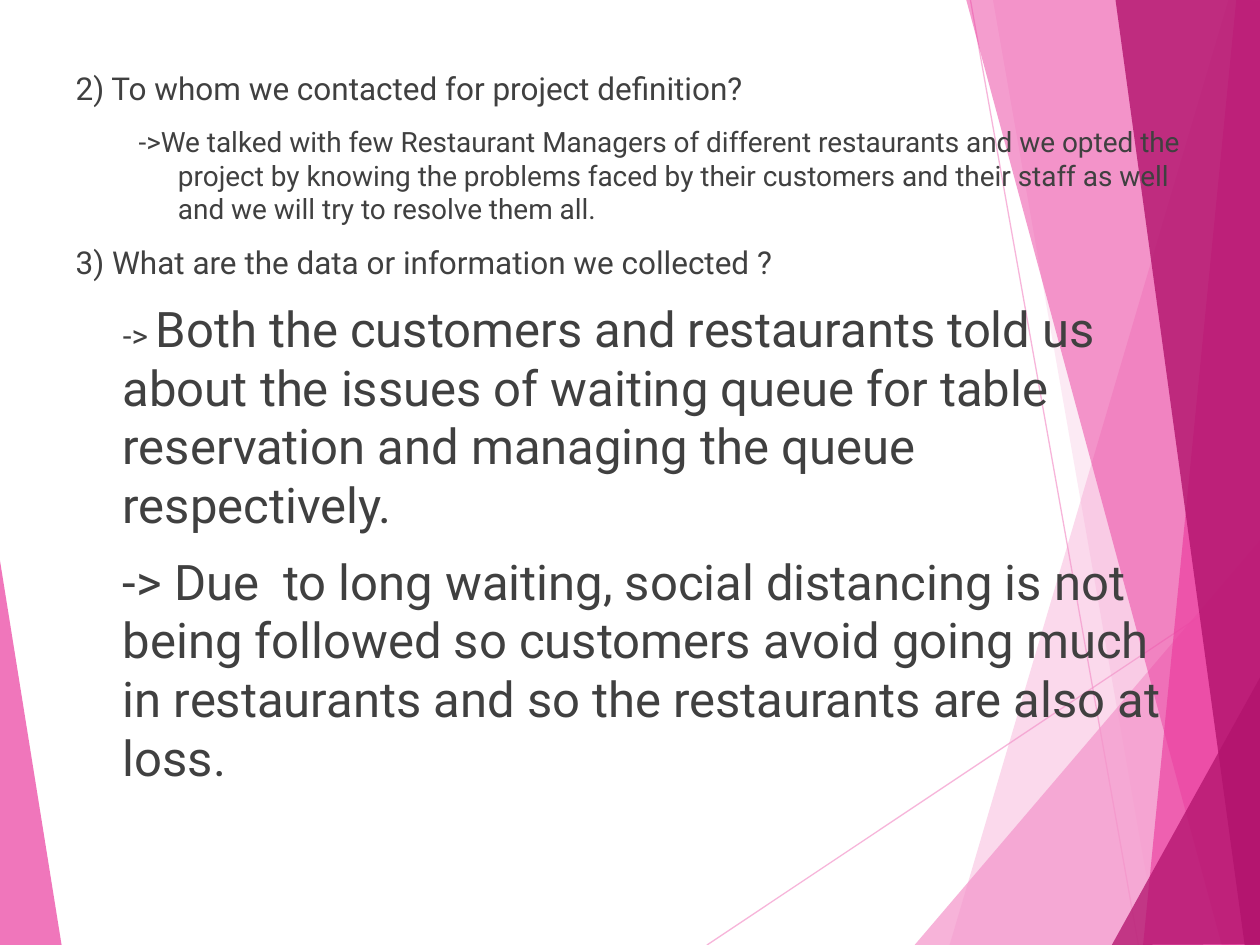
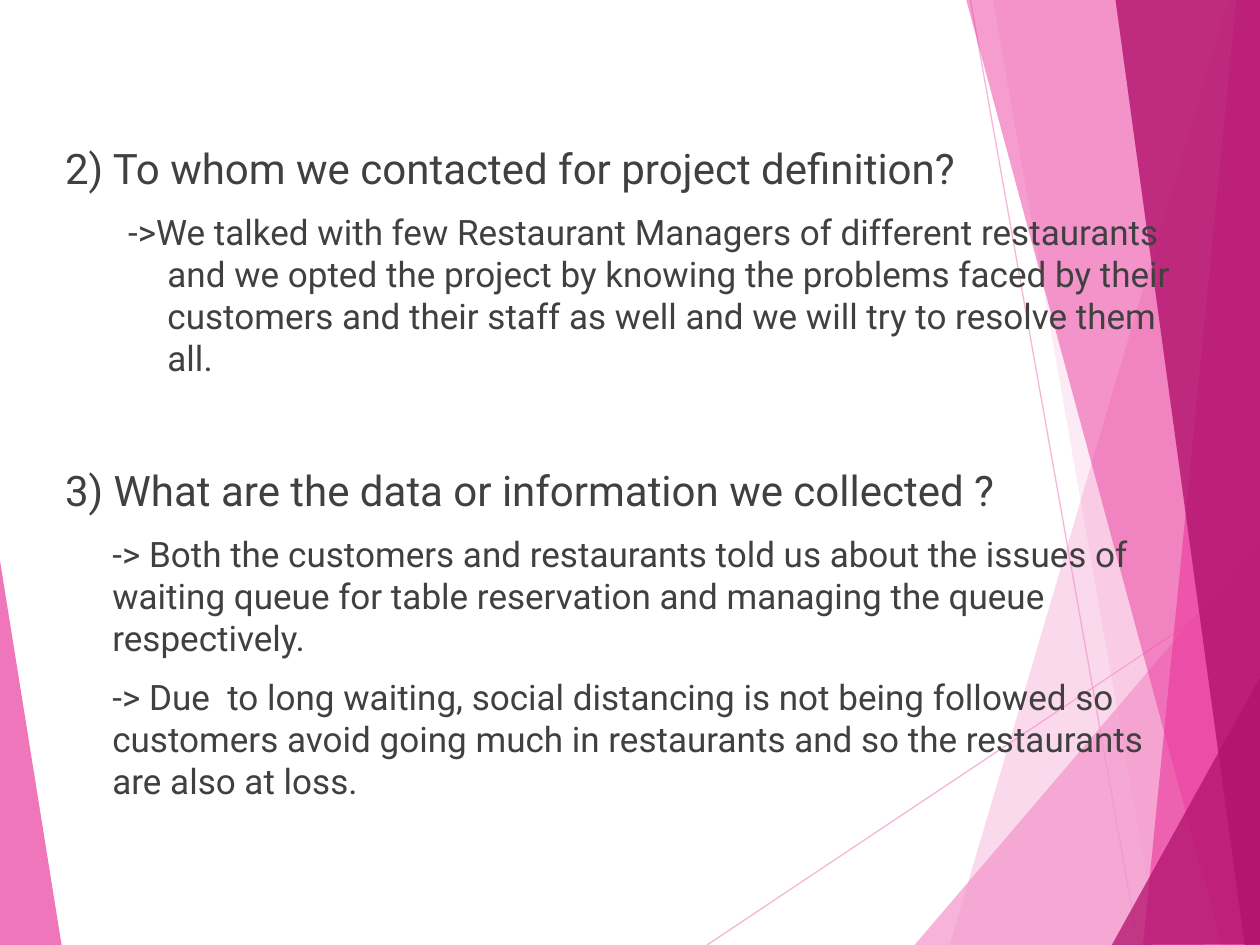
Before and after one commit to saaarvesh/FINALYEAR_PROJECT, a slide deck: slide 3 of Presentation/Project_Presentation.pptx. Drawn at 1260x945 pixels with LibreOffice and Linux fonts; fonts in the diff are those of the drawing. Boxes give left, top, right and bottom in pixels: in the first picture for what was removed or moved away, otherwise in the second. Text is boxed around its words. In the diff, an @@ line names an element or a change of style, - is before the commit and + after.

Commit message:
font of ppt is updated

```diff
--- a/Presentation/Project_Presentation.pptx
+++ b/Presentation/Project_Presentation.pptx
@@ text "2) To whom we contacted ...": place and size @@
-text "2) To whom we contacted ..." at [76, 75, 1179, 777]
+text "2) To whom we contacted ..." at [65, 150, 1170, 795]
@@ text "2) To whom we contacted ..." at [65, 150, 1170, 795]: size 18 to 24 pt in "2) To whom we contacted for project ...", "3) What are the data or information ..."; size 16 to 20 pt in "->We talked with few Restaurant Managers of ..."; size 18 to 20 pt in "->"; size 28 to 20 pt in "Both the customers and restaurants told us ...", "-> Due to long waiting, social distancing ..." @@
```
Also in this commit, not shown: 17 other slides changed, 1 slide added, 1 slide removed.
